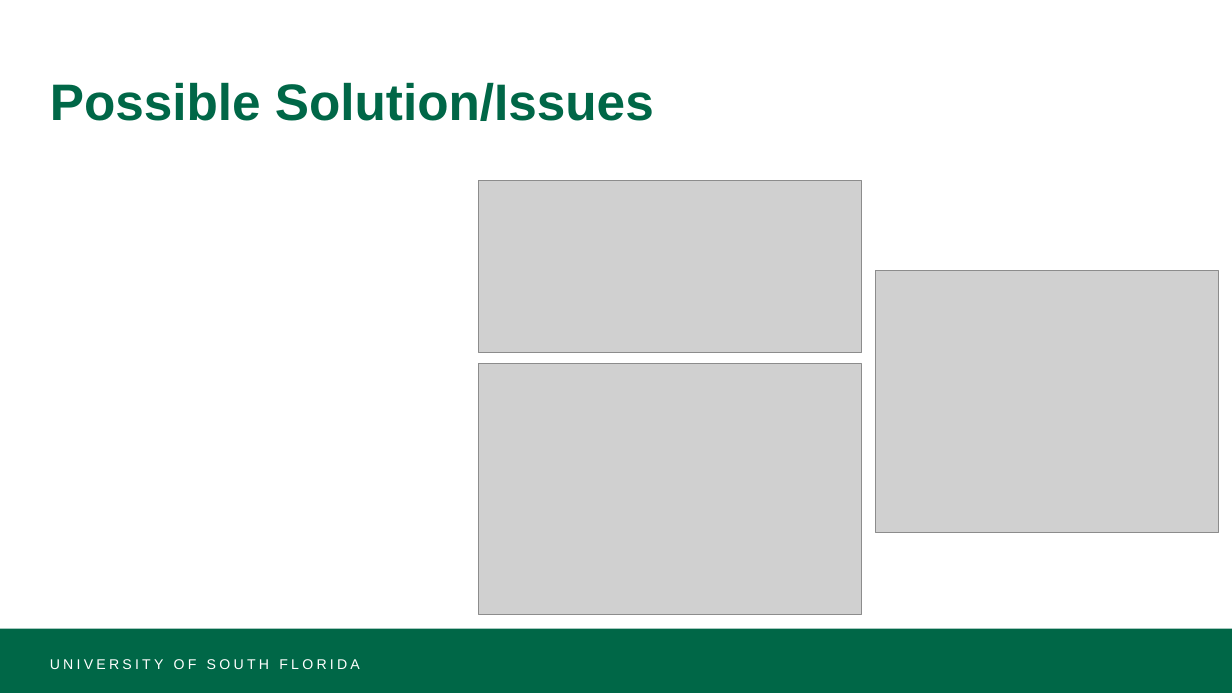
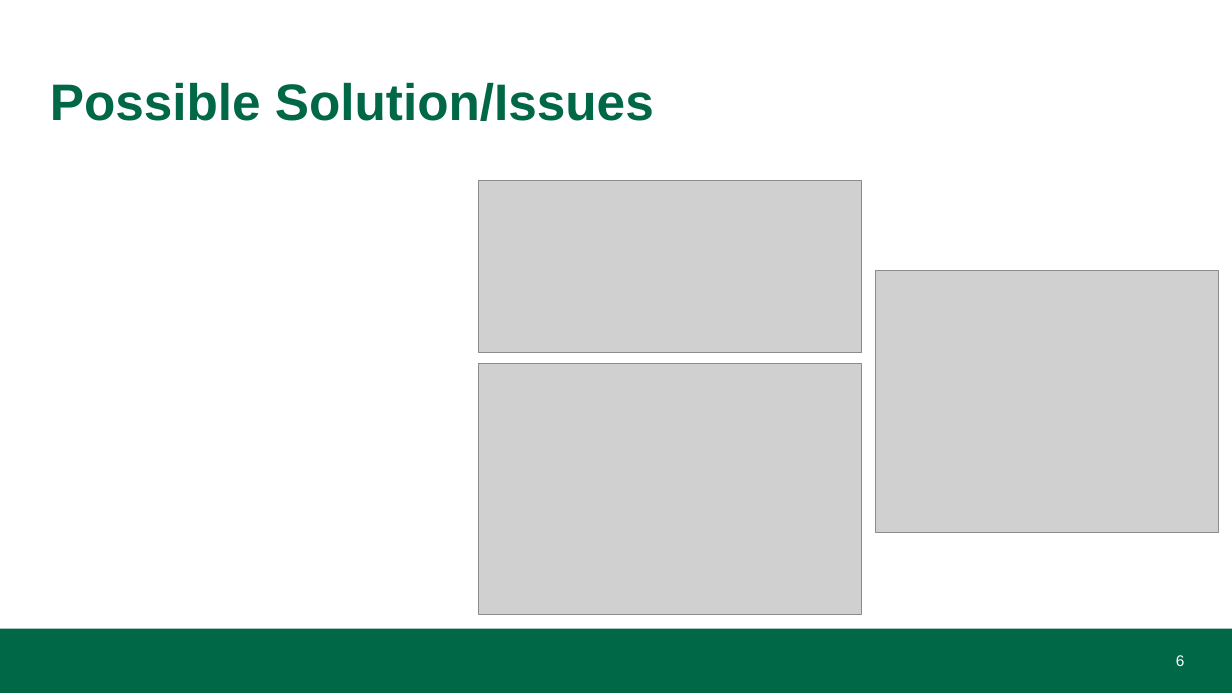
Before and after one commit to KS-AO-HUB/OS-Group-Project, a slide deck: slide 6 of catalan.pptx. Drawn at 1232x693 pixels with LibreOffice and Linux fonts; fonts in the diff are those of the drawing; grey boxes stand for pictures. Boxes give left, top, right and bottom in pixels: in the first picture for what was removed or moved away, otherwise in the second. Text is boxed around its words. In the diff, an @@ line names an element or a change of style, - is before the commit and + after.

```diff
--- a/catalan.pptx
+++ b/catalan.pptx
@@ text removed at (x1=50, y1=659, x2=359, y2=669) @@
-UNIVERSITY OF SOUTH FLORIDA
@@ page number added at (x1=1176, y1=655, x2=1185, y2=666), 12 pt, text #FFFFFF @@
+6
```
Also in this commit, not shown: 7 other slides changed, 4 slides added, 2 slides removed, 1 other file.
